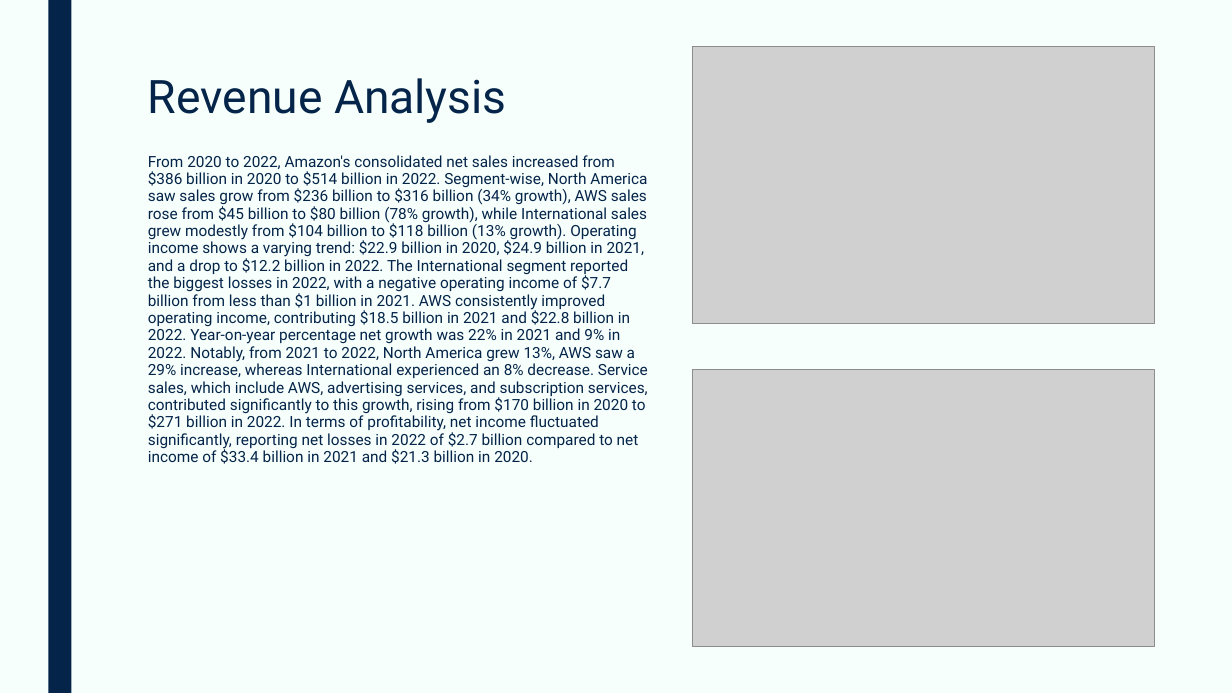
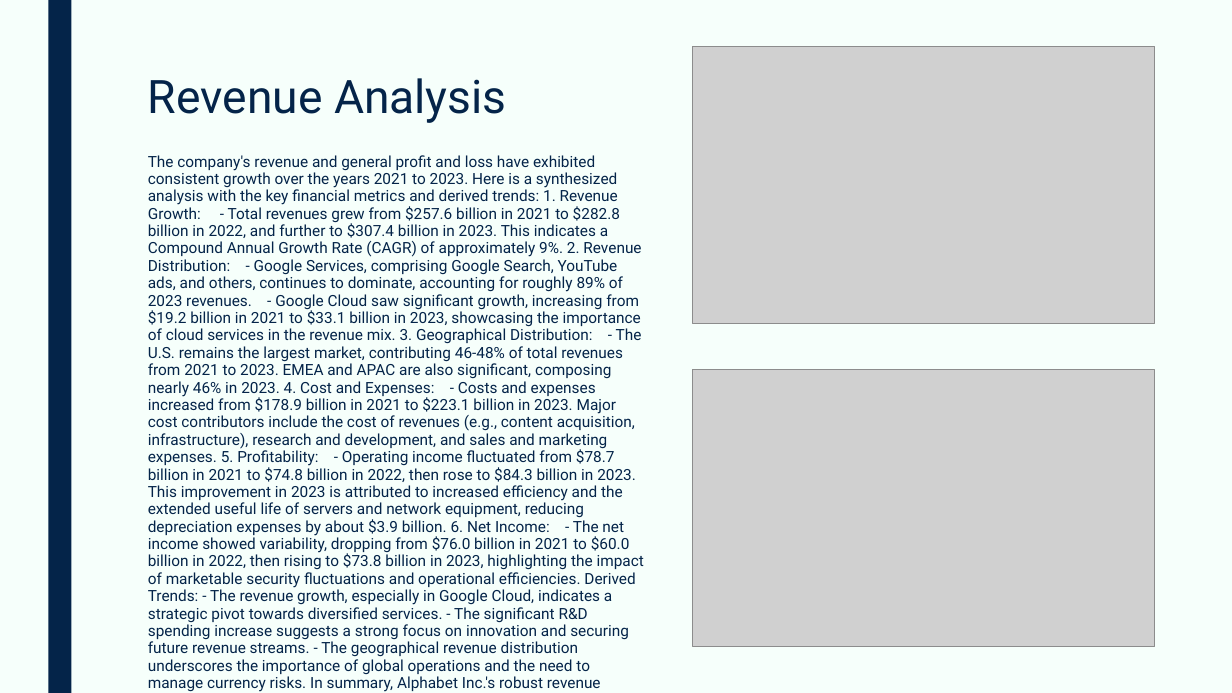
Before and after one commit to devangovind/AMUCLDISS, a slide deck: slide 2 of fastapi-backend/pres/output.pptx. Drawn at 1232x693 pixels with LibreOffice and Linux fonts; fonts in the diff are those of the drawing; grey boxes stand for pictures. Boxes give left, top, right and bottom in pixels: in the first picture for what was removed or moved away, otherwise in the second. Text is boxed around its words. In the diff, an @@ line names an element or a change of style, - is before the commit and + after.

```diff
--- a/fastapi-backend/pres/output.pptx
+++ b/fastapi-backend/pres/output.pptx
@@ text at [148, 155, 644, 692]: text changed @@
-From 2020 to 2022, Amazon's consolidated net sales increased from $386 billion in 2020 to $514 billion in 2022. Segment-wise, North America saw sales grow from $236 billion to $316 billion (34% growth), AWS sales rose from $45 billion to $80 billion (78% growth), while International sales grew modestly from $104 billion to $118 billion (13% growth). Operating income shows a varying trend: $22.9 billion in 2020, $24.9 billion in 2021, and a drop to $12.2 billion in 2022. The International segment reported the biggest losses in 2022, with a negative operating income of $7.7 billion from less than $1 billion in 2021. AWS consistently improved operating income, contributing $18.5 billion in 2021 and $22.8 billion in 2022. Year-on-year percentage net growth was 22% in 2021 and 9% in 2022. Notably, from 2021 to 2022, North America grew 13%, AWS saw a 29% increase, whereas International experienced an 8% decrease. Service sales, which include AWS, advertising services, and subscription services, contributed significantly to this growth, rising from $170 billion in 2020 to $271 billion in 2022. In terms of profitability, net income fluctuated significantly, reporting net losses in 2022 of $2.7 billion compared to net income of $33.4 billion in 2021 and $21.3 billion in 2020.
+The company's revenue and general profit and loss have exhibited consistent growth over the years 2021 to 2023. Here is a synthesized analysis with the key financial metrics and derived trends: 1. Revenue Growth: - Total revenues grew from $257.6 billion in 2021 to $282.8 billion in 2022, and further to $307.4 billion in 2023. This indicates a Compound Annual Growth Rate (CAGR) of approximately 9%. 2. Revenue Distribution: - Google Services, comprising Google Search, YouTube ads, and others, continues to dominate, accounting for roughly 89% of 2023 revenues. - Google Cloud saw significant growth, increasing from $19.2 billion in 2021 to $33.1 billion in 2023, showcasing the importance of cloud services in the revenue mix. 3. Geographical Distribution: - The U.S. remains the largest market, contributing 46-48% of total revenues from 2021 to 2023. EMEA and APAC are also significant, composing nearly 46% in 2023. 4. Cost and Expenses: - Costs and expenses increased from $178.9 billion in 2021 to $223.1 billion in 2023. Major cost contributors include the cost of revenues (e.g., content acquisition, infrastructure), research and development, and sales and marketing expenses. 5. Profitability: - Operating income fluctuated from $78.7 billion in 2021 to $74.8 billion in 2022, then rose to $84.3 billion in 2023. This improvement in 2023 is attributed to increased efficiency and the extended useful life of servers and network equipment, reducing depreciation expenses by about $3.9 billion. 6. Net Income: - The net income showed variability, dropping from $76.0 billion in 2021 to $60.0 billion in 2022, then rising to $73.8 billion in 2023, highlighting the impact of marketable security fluctuations and operational efficiencies. Derived Trends: - The revenue growth, especially in Google Cloud, indicates a strategic pivot towards diversified services. - The significant R&D spending increase suggests a strong focus on innovation and securing future revenue streams. - The geographical revenue distribution underscores the importance of global operations and the need to manage currency risks. In summary, Alphabet Inc.'s robust revenue growth, strategic investments in cloud services, and operational efficiencies ensure sustained profitability, despite fluctuations in other income and expenses.
```
Also in this commit, not shown: 4 other slides changed, 10 other files.
